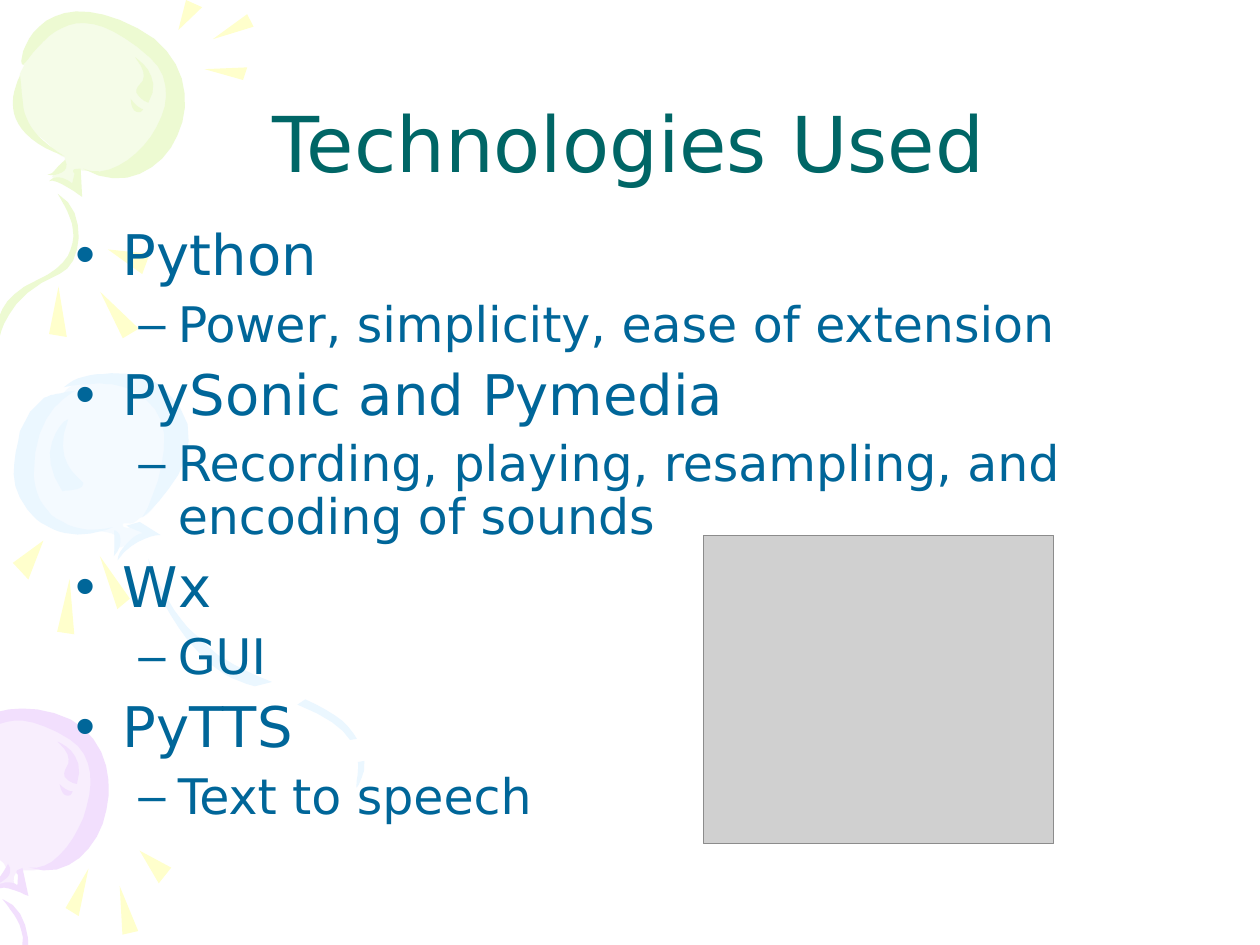
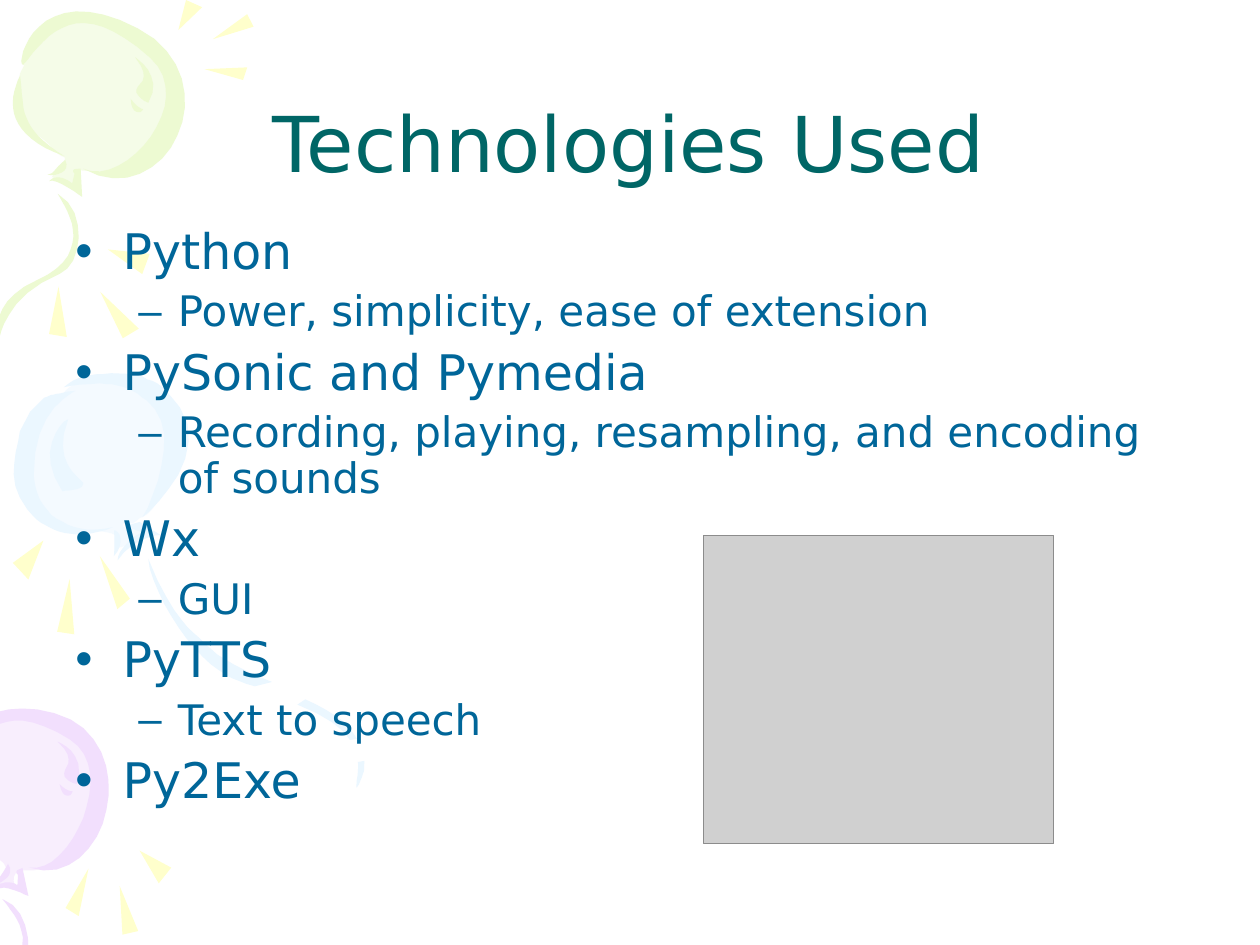
Before and after one commit to gbishop/samisays, a slide deck: slide 6 of SamiSays-midtermPres.ppt. Drawn at 1260x945 pixels with LibreOffice and Linux fonts; fonts in the diff are those of the drawing; grey boxes stand for pictures. Boxes give left, top, right and bottom in pixels: in the first picture for what was removed or moved away, otherwise in the second. Text is boxed around its words. In the diff, an @@ line names an element or a change of style, - is before the commit and + after.

```diff
--- a/SamiSays-midtermPres.ppt
+++ b/SamiSays-midtermPres.ppt
@@ text at [123,231,1140,744]: size 32 to 28 pt in "Python", "PySonic and Pymedia", "Wx", "PyTTS"; size 28 to 24 pt in "Power, simplicity, ease of extension", "Recording, playing, resampling, and encoding of sounds", "GUI", "Text to speech"; less space between paragraphs @@
@@ text at [123,761,301,809]: paragraph added @@
+• Py2Exe
```
Also in this commit, not shown: 1 other slide changed, 1 slide added.
